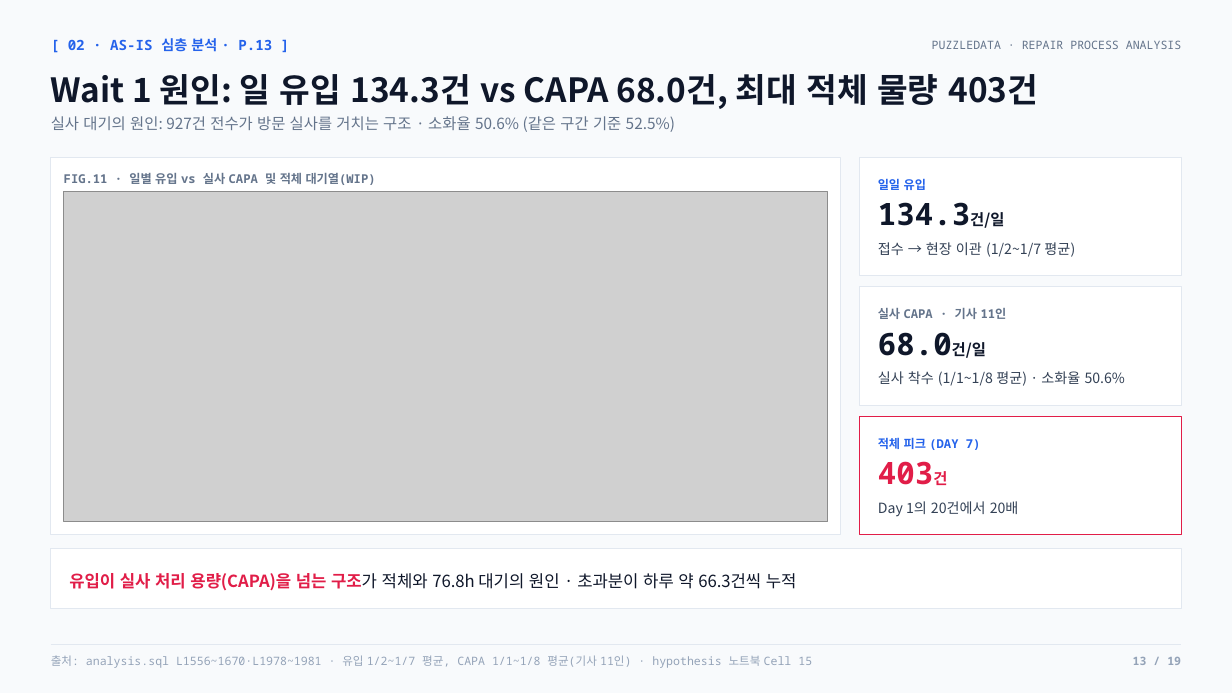
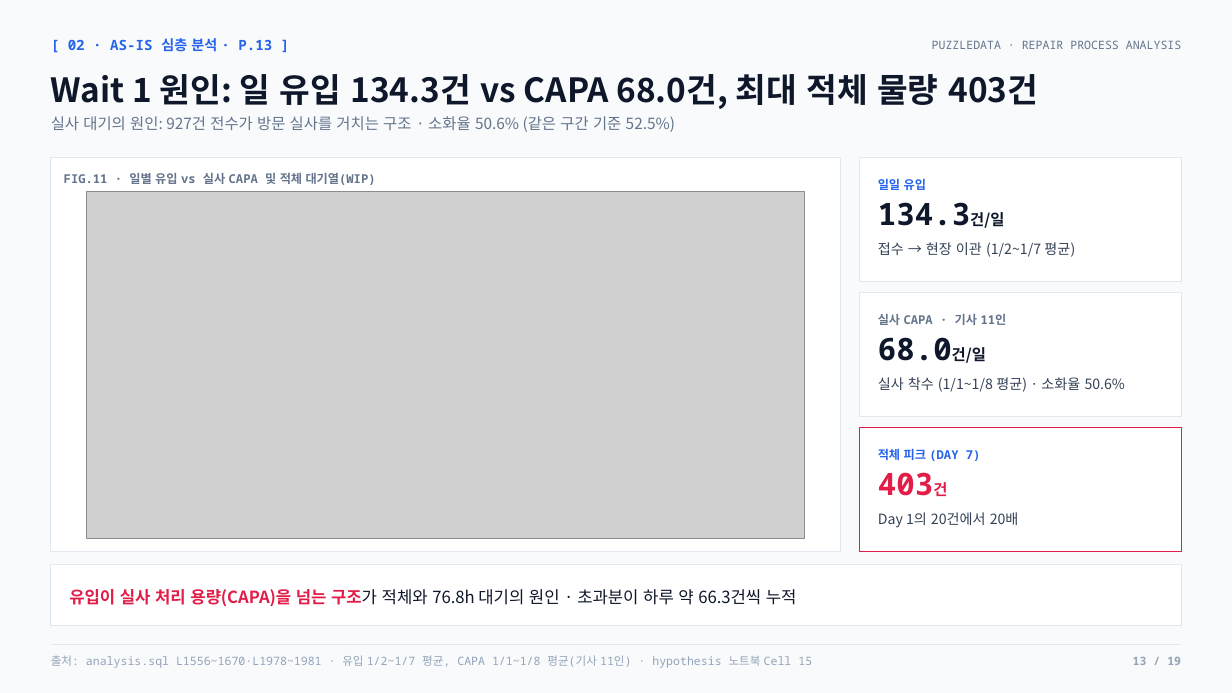
Before and after one commit to nus1245/puzzle_data, a slide deck: slide 13 of outputs/pptx/puzzledata_repair_report.pptx. Drawn at 1232x693 pixels with LibreOffice and Linux fonts; fonts in the diff are those of the drawing; grey boxes stand for pictures. Boxes give left, top, right and bottom in pixels: in the first picture for what was removed or moved away, otherwise in the second. Text is boxed around its words. In the diff, an @@ line names an element or a change of style, - is before the commit and + after.

```diff
--- a/outputs/pptx/puzzledata_repair_report.pptx
+++ b/outputs/pptx/puzzledata_repair_report.pptx
@@ rectangle: place and size @@
-rectangle at (51, 157, 841, 535)
+rectangle at (51, 157, 841, 551)
@@ rectangle: place and size @@
-rectangle at (860, 157, 1181, 275)
+rectangle at (860, 157, 1181, 281)
@@ picture: place and size @@
-picture at (64, 191, 828, 521)
+picture at (87, 191, 805, 538)
@@ rectangle: place and size @@
-rectangle at (860, 287, 1181, 405)
+rectangle at (860, 292, 1181, 416)
@@ 3 texts: place and size @@
-3 texts at (878, 308, 1125, 386)
+3 texts at (878, 314, 1125, 392)
@@ rectangle: place and size @@
-rectangle at (860, 417, 1181, 535)
+rectangle at (860, 427, 1181, 551)
@@ 3 texts: place and size @@
-3 texts at (878, 437, 1163, 517)
+3 texts at (878, 448, 1163, 528)
@@ rectangle: place and size @@
-rectangle at (51, 549, 1181, 609)
+rectangle at (51, 565, 1181, 625)
@@ text "유입이 실사 처리 용량(CAPA)을 넘는 ...": place and size @@
-text "유입이 실사 처리 용량(CAPA)을 넘는 ..." at (69, 573, 797, 591)
+text "유입이 실사 처리 용량(CAPA)을 넘는 ..." at (69, 589, 797, 607)
```
Also in this commit, not shown: 2 other slides changed, 9 other files.
